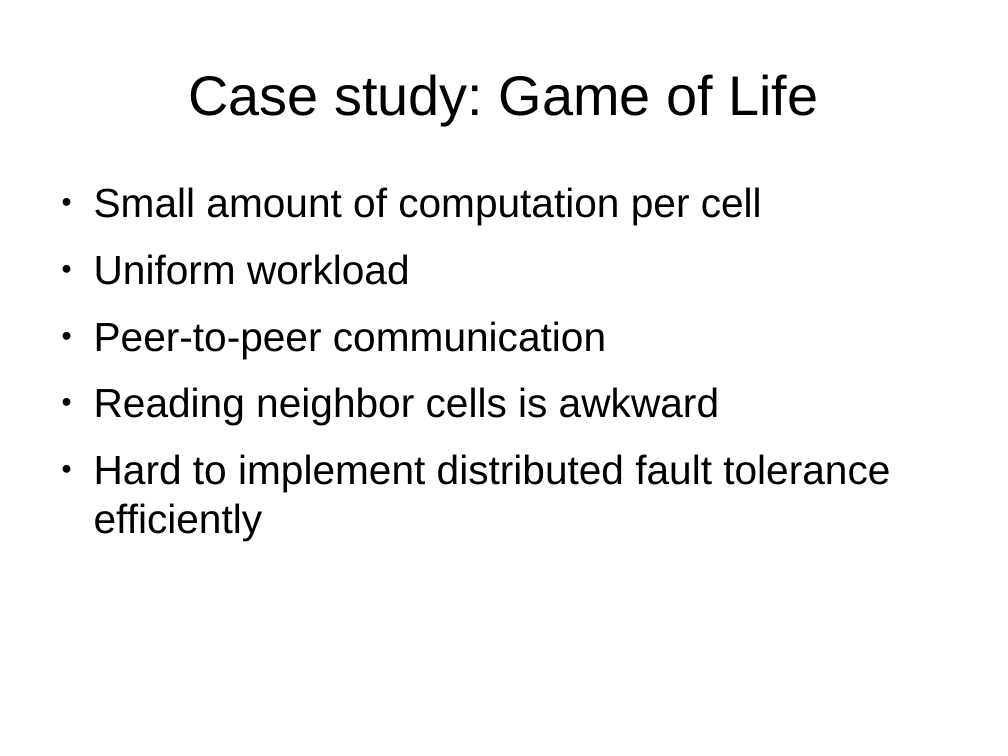
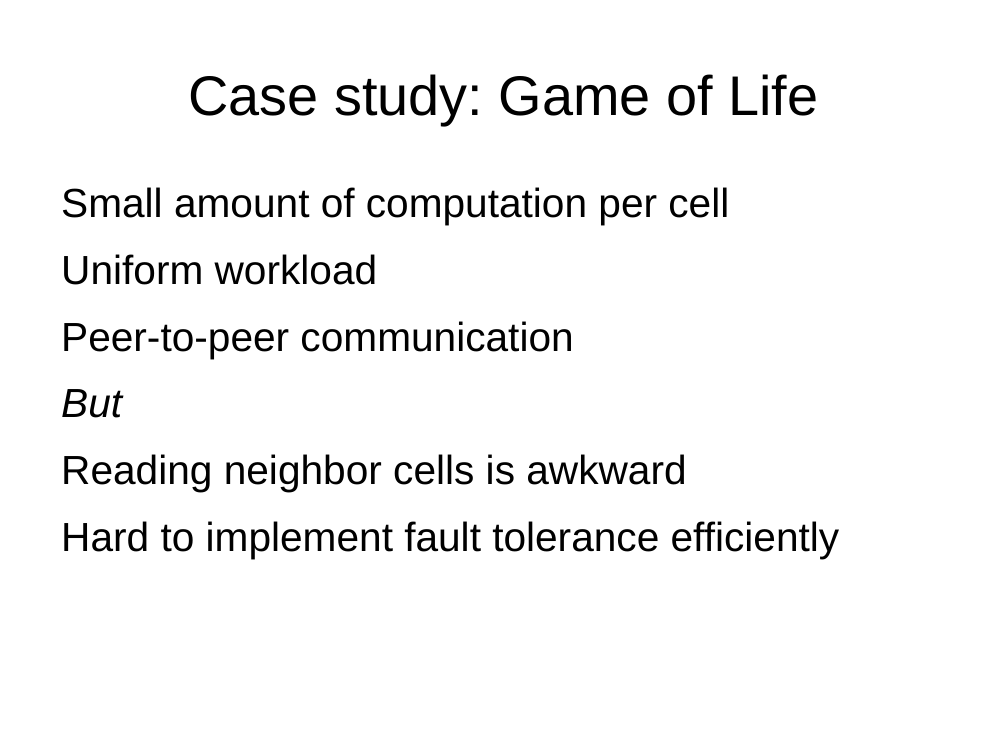
Before and after one commit to FractalDesigns/cowichan-1, a slide deck: slide 20 of miscellaneous/2010-12/slides.odp (slide 19 before the commit). Drawn at 1008x756 pixels with LibreOffice and Linux fonts; fonts in the diff are those of the drawing; background and template pictures are left out. Boxes give left, top, right and bottom in pixels: in the first picture for what was removed or moved away, otherwise in the second. Text is boxed around its words. In the diff, an @@ line names an element or a change of style, - is before the commit and + after.

```diff
--- a/miscellaneous/2010-12/slides.odp
+++ b/miscellaneous/2010-12/slides.odp
@@ text at (x1=61, y1=187, x2=729, y2=492): bullet ● to none @@
@@ text at (x1=61, y1=389, x2=122, y2=418): paragraph added @@
+But
@@ text at (x1=61, y1=521, x2=840, y2=559): text changed @@
-● Hard to implement distributed fault tolerance efficiently
+Hard to implement fault tolerance efficiently
```
Also in this commit, not shown: 22 other slides changed, 4 slides added, 4 slides removed, 1 other file.
